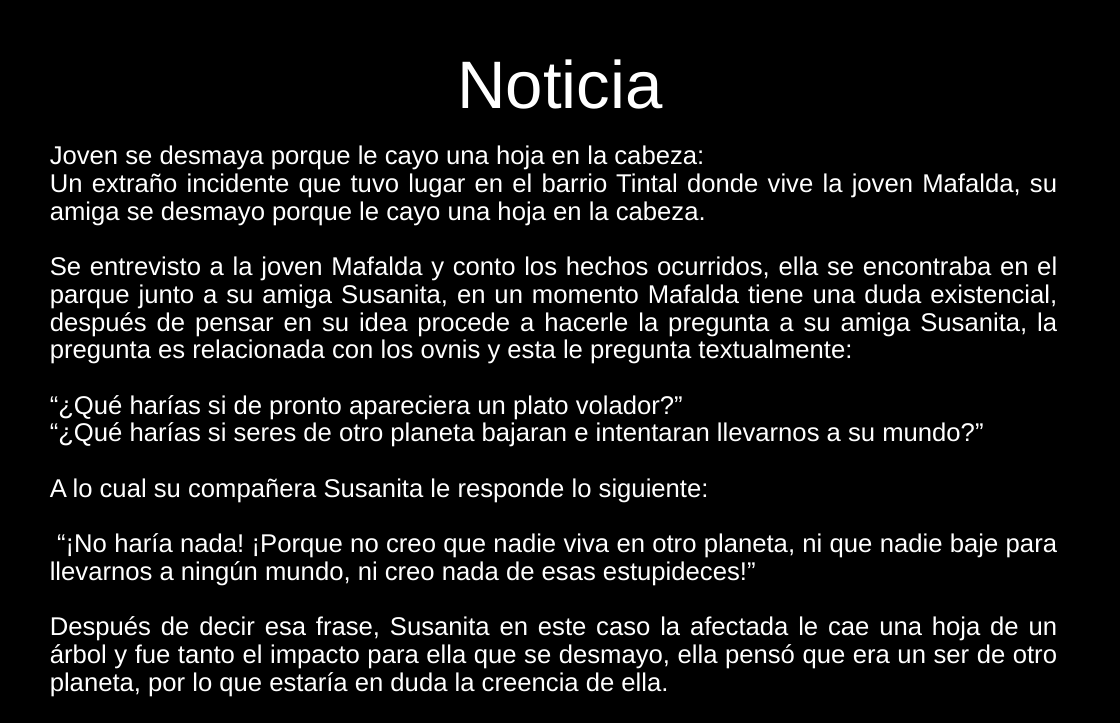
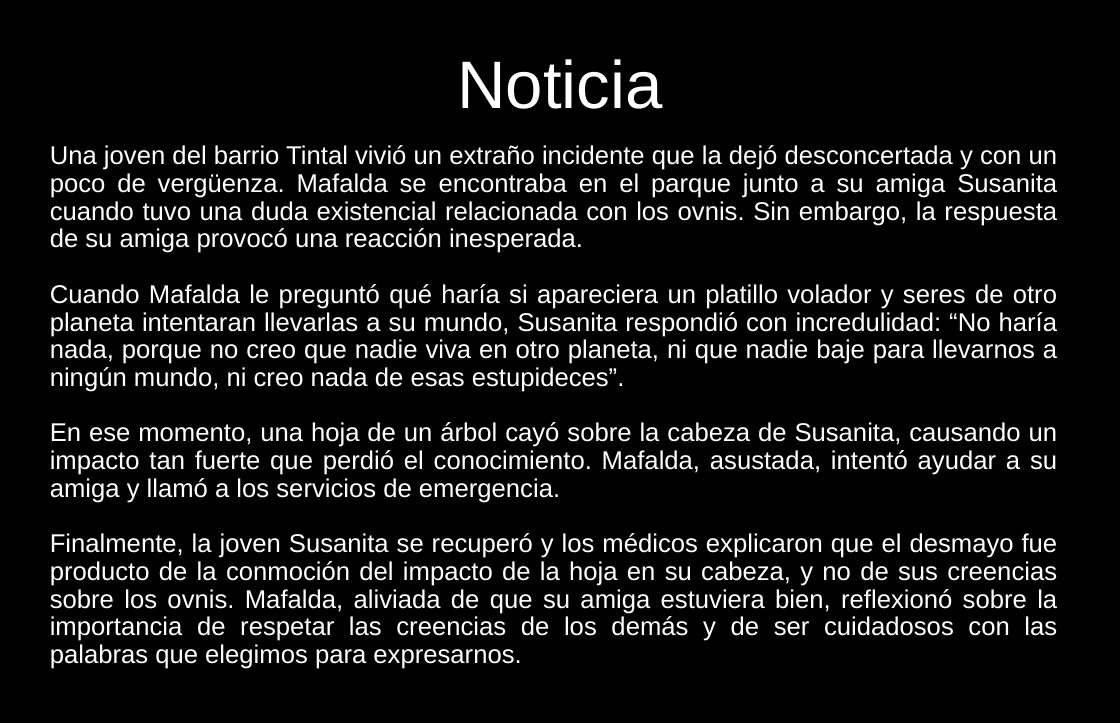
Before and after one commit to Smendoza120/Notas-sena, a slide deck: slide 7 of Comunicación/6)Ultima actividad/Escritura.pptx. Drawn at 1120x723 pixels with LibreOffice and Linux fonts; fonts in the diff are those of the drawing. Boxes give left, top, right and bottom in pixels: in the first picture for what was removed or moved away, otherwise in the second. Text is boxed around its words. In the diff, an @@ line names an element or a change of style, - is before the commit and + after.

```diff
--- a/Comunicación/6)Ultima actividad/Escritura.pptx
+++ b/Comunicación/6)Ultima actividad/Escritura.pptx
@@ text at box(50, 145, 1058, 669): text changed @@
-Joven se desmaya porque le cayo una hoja en la cabeza:
-Un extraño incidente que tuvo lugar en el barrio Tintal donde vive la joven Mafalda, su amiga se desmayo porque le cayo una hoja en la cabeza.
-Se entrevisto a la joven Mafalda y conto los hechos ocurridos, ella se encontraba en el parque junto a su amiga Susanita, en un momento Mafalda tiene una duda existencial, después de pensar en su idea procede a hacerle la pregunta a su amiga Susanita, la pregunta es relacionada con los ovnis y esta le pregunta textualmente:
-“¿Qué harías si de pronto apareciera un plato volador?”
-“¿Qué harías si seres de otro planeta bajaran e intentaran llevarnos a su mundo?”
-A lo cual su compañera Susanita le responde lo siguiente:
-“¡No haría nada! ¡Porque no creo que nadie viva en otro planeta, ni que nadie baje para llevarnos a ningún mundo, ni creo nada de esas estupideces!”
-Después de decir esa frase, Susanita en este caso la afectada le cae una hoja de un árbol y fue tanto el impacto para ella que se desmayo, ella pensó que era un ser de otro planeta, por lo que estaría en duda la creencia de ella.
+Una joven del barrio Tintal vivió un extraño incidente que la dejó desconcertada y con un poco de vergüenza. Mafalda se encontraba en el parque junto a su amiga Susanita cuando tuvo una duda existencial relacionada con los ovnis. Sin embargo, la respuesta de su amiga provocó una reacción inesperada.
+Cuando Mafalda le preguntó qué haría si apareciera un platillo volador y seres de otro planeta intentaran llevarlas a su mundo, Susanita respondió con incredulidad: “No haría nada, porque no creo que nadie viva en otro planeta, ni que nadie baje para llevarnos a ningún mundo, ni creo nada de esas estupideces”.
+En ese momento, una hoja de un árbol cayó sobre la cabeza de Susanita, causando un impacto tan fuerte que perdió el conocimiento. Mafalda, asustada, intentó ayudar a su amiga y llamó a los servicios de emergencia.
+Finalmente, la joven Susanita se recuperó y los médicos explicaron que el desmayo fue producto de la conmoción del impacto de la hoja en su cabeza, y no de sus creencias sobre los ovnis. Mafalda, aliviada de que su amiga estuviera bien, reflexionó sobre la importancia de respetar las creencias de los demás y de ser cuidadosos con las palabras que elegimos para expresarnos.
```
Also in this commit, not shown: 2 other files.
